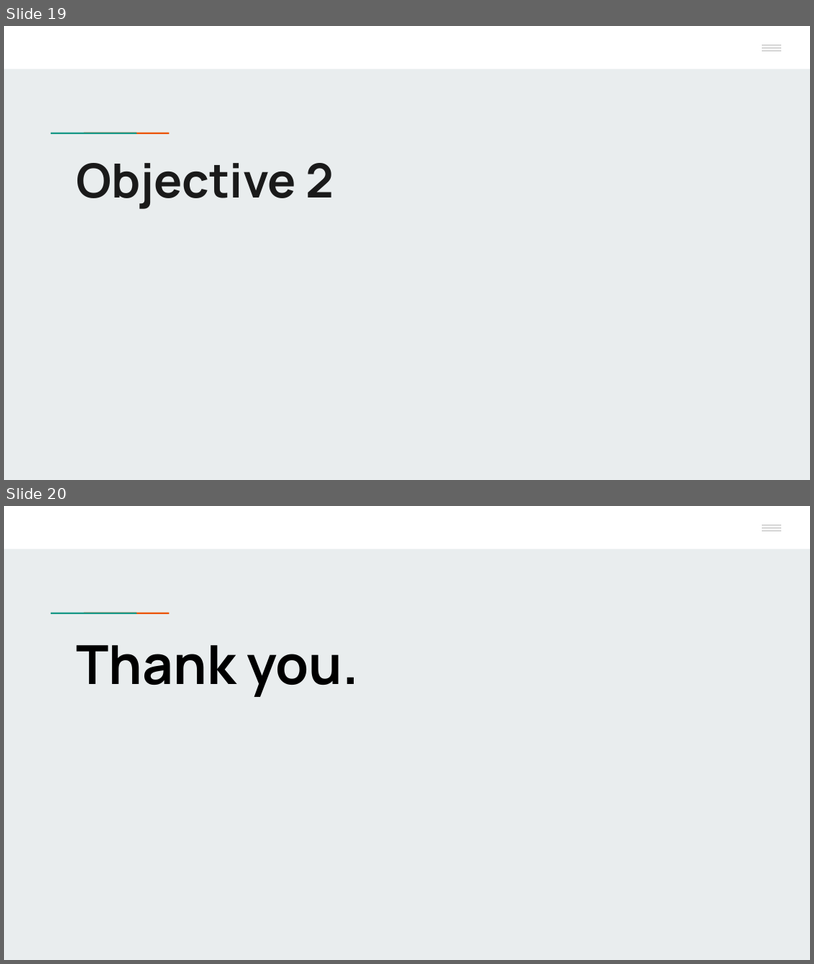
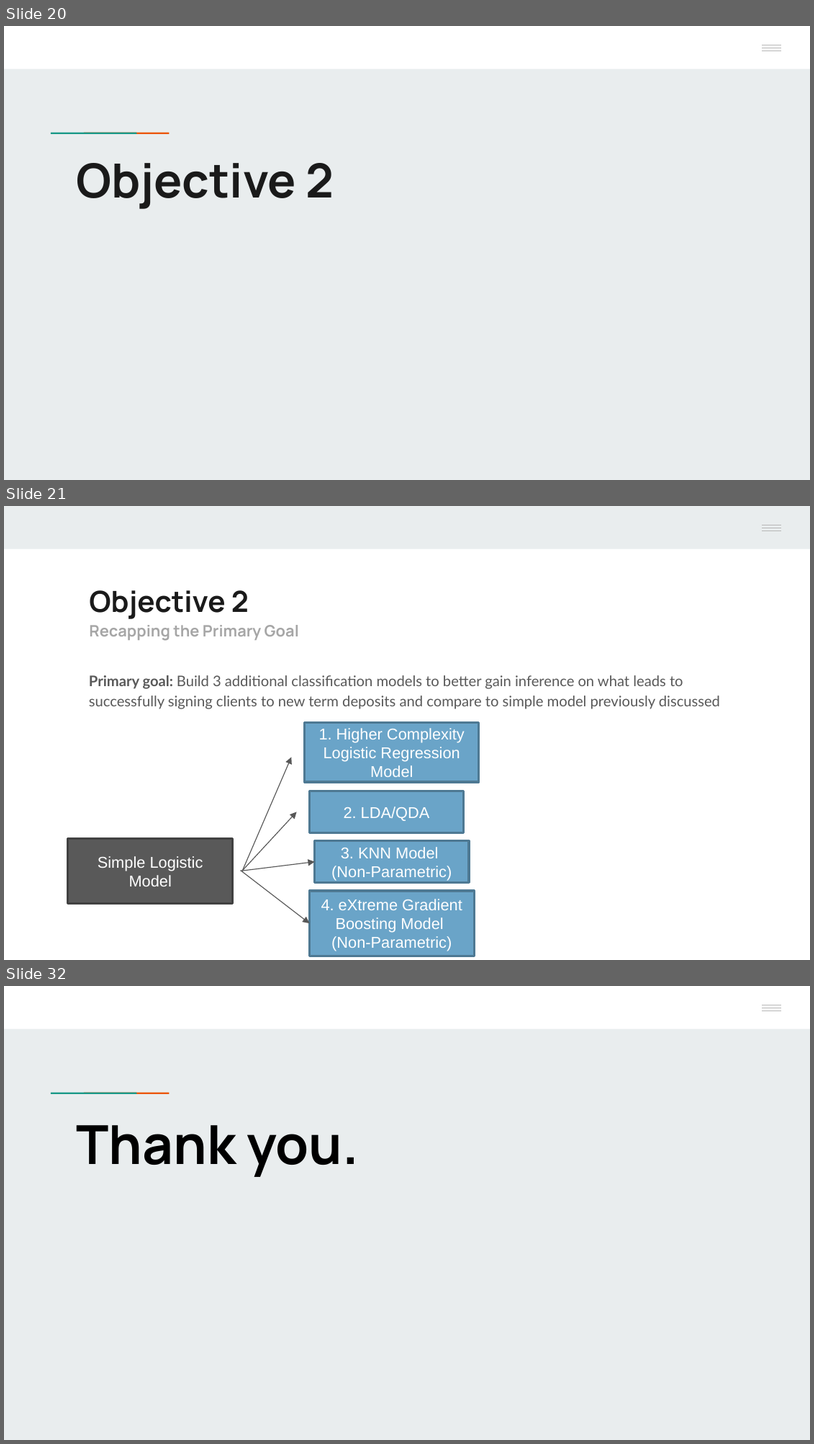
Before and after one commit to Mr-Chang95/Bank-Marketing-Analysis-Logistic-Regression, a slide deck: Project2_Chang_Craus_Yule.pptx. Shown one above the other, each under a label of ours: slides 19 and 20 before the commit, slides 20, 21 and 32 after it; the slides between them are not shown. The pictures are 814x964 and 814x1444 pixels, drawn with LibreOffice and Linux fonts; fonts in the diff are those of the drawing; background and template pictures are left out. Boxes give left, top, right and bottom in pixels: in the first picture for what was removed or moved away, otherwise in the second. Text is boxed around its words. In the diff, an @@ line names an element or a change of style, - is before the commit and + after.

```diff
--- a/Project2_Chang_Craus_Yule.pptx
+++ b/Project2_Chang_Craus_Yule.pptx
@@ slide 21 added at (x1=4, y1=506, x2=810, y2=960), background #FFFFFF; not listed: 3 template elements that a slide beside it also shows @@
@@ rectangle added at (x1=4, y1=506, x2=810, y2=548), fill #E9EDEE @@
@@ rectangle added at (x1=735, y1=506, x2=810, y2=546), fill #E9EDEE @@
@@ text added at (x1=89, y1=590, x2=299, y2=641), 14 pt, text #A6A6A6, bold @@
+Objective 2
+Recapping the Primary Goal
@@ text added at (x1=89, y1=675, x2=720, y2=709), 13 pt, text #595959 @@
+Primary goal: Build 3 additional classification models to better gain inference on what leads to successfully signing clients to new term deposits and compare to simple model previously discussed
@@ rectangle added at (x1=305, y1=722, x2=479, y2=782), fill #6AA4C8, outline #4E7994 2 pt, 14 pt, text #FFFFFF @@
+1. Higher Complexity Logistic Regression Model
@@ arrow added from (243, 870) to (292, 757), #575757 0.75 pt @@
@@ rectangle added at (x1=309, y1=790, x2=463, y2=833), fill #6AA4C8, outline #4E7994 2 pt, 14 pt, text #FFFFFF @@
+2. LDA/QDA
@@ arrow added from (242, 870) to (297, 811), #575757 0.75 pt @@
@@ rectangle added at (x1=67, y1=838, x2=232, y2=903), fill #595959, outline #424242 2 pt, 14 pt, text #FFFFFF @@
+Simple Logistic Model
@@ rectangle added at (x1=314, y1=841, x2=468, y2=883), fill #6AA4C8, outline #4E7994 2 pt, 14 pt, text #FFFFFF @@
+3. KNN Model
+(Non-Parametric)
@@ arrow added from (240, 870) to (314, 862), #575757 0.75 pt @@
@@ arrow added from (240, 870) to (309, 923), #575757 0.75 pt @@
@@ rectangle added at (x1=309, y1=890, x2=474, y2=955), fill #6AA4C8, outline #4E7994 2 pt, 14 pt, text #FFFFFF @@
+4. eXtreme Gradient Boosting Model
+(Non-Parametric)
@@ what was slide 19 is now slide 20 @@
@@ what was slide 20 is now slide 32 @@
```
Also in this commit, not shown: 4 slides changed, 11 other slides added, 1 other file.
